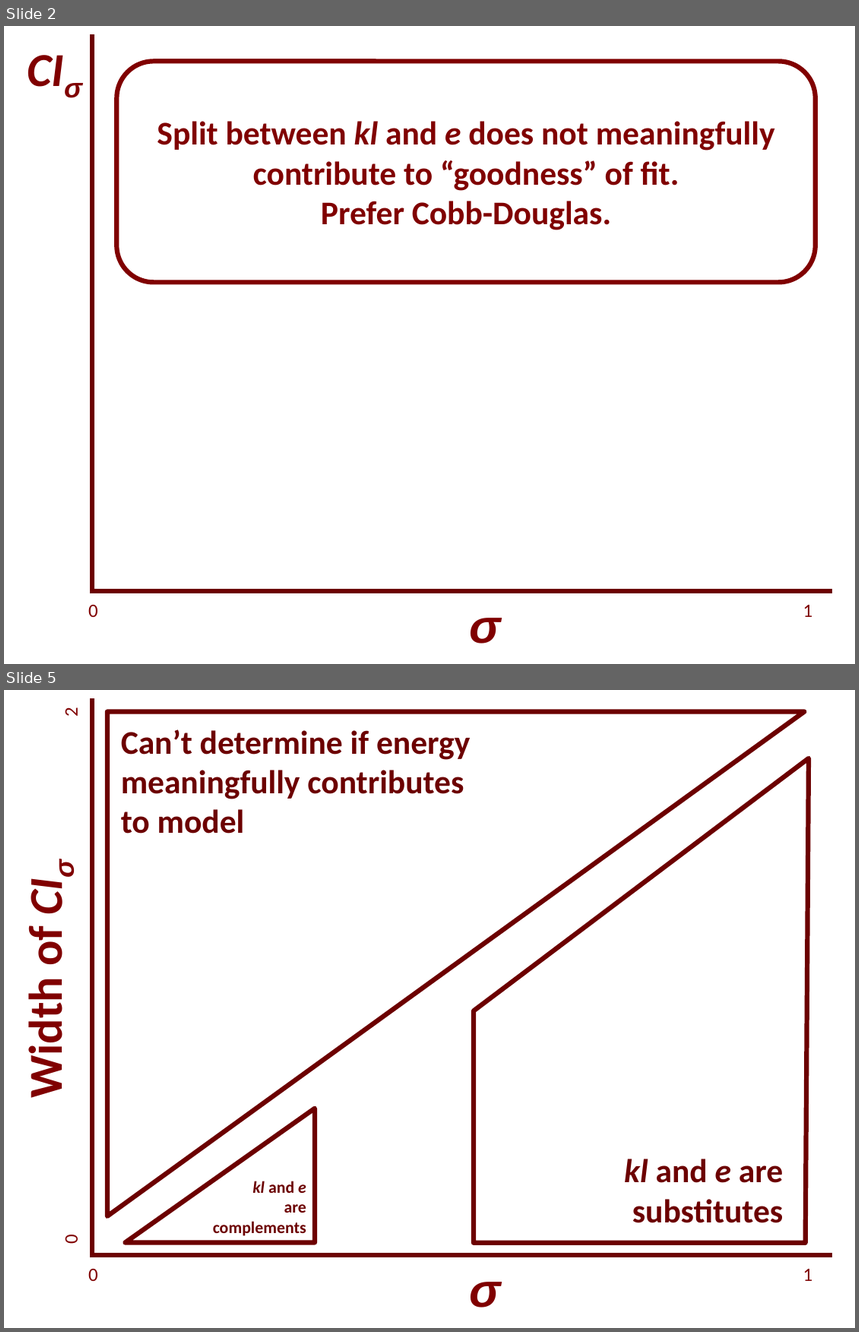
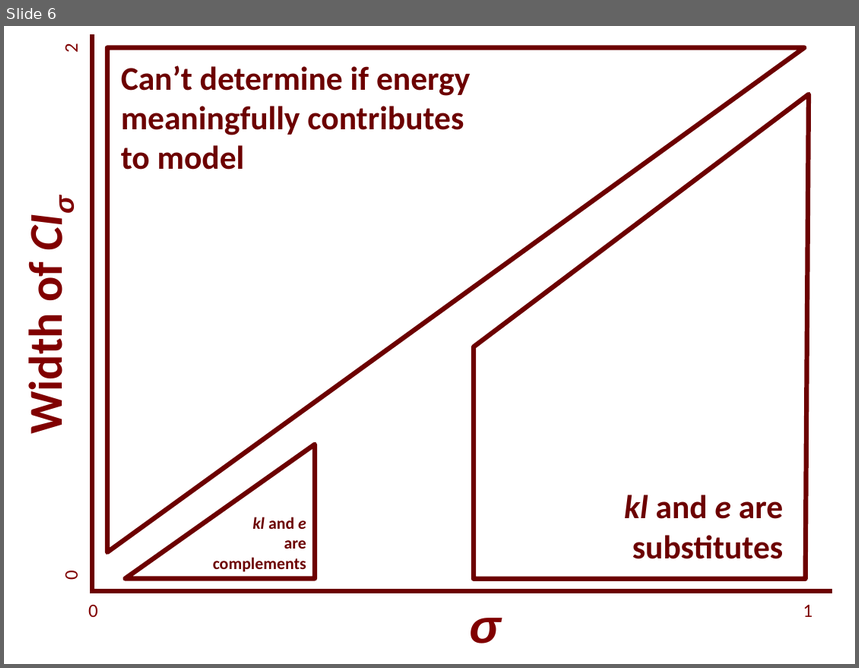
Before and after one commit to EconModels/MacroGrowth, a slide deck: figure_other/Seminar Figures.pptx. Shown one above the other, each under a label of ours: slides 2 and 5 before the commit, slide 6 after it; the slides between them are not shown. The pictures are 859x1332 and 859x668 pixels, drawn with LibreOffice and Linux fonts; fonts in the diff are those of the drawing. Boxes give left, top, right and bottom in pixels: in the first picture for what was removed or moved away, otherwise in the second. Text is boxed around its words. In the diff, an @@ line names an element or a change of style, - is before the commit and + after.

```diff
--- a/figure_other/Seminar Figures.pptx
+++ b/figure_other/Seminar Figures.pptx
@@ slide 2 removed at box(4, 26, 855, 664), background #FFFFFF @@
@@ text removed at box(18, 34, 103, 100) @@
-CIσ
@@ line removed from (91, 594) to (91, 34) @@
@@ rounded rectangle removed at box(116, 61, 815, 282) @@
-Split between kl and e does not meaningfully
-contribute to “goodness” of fit.
-Prefer Cobb-Douglas.
@@ line removed from (91, 592) to (832, 592) @@
@@ text removed at box(88, 605, 98, 617) @@
-0
@@ text removed at box(469, 618, 500, 644) @@
-σ
@@ text removed at box(804, 605, 813, 617) @@
-1
@@ what was slide 5 is now slide 6 @@
```
Also in this commit, not shown: 2 slides changed, 2 slides added, 2 other slides removed, 3 other files.
